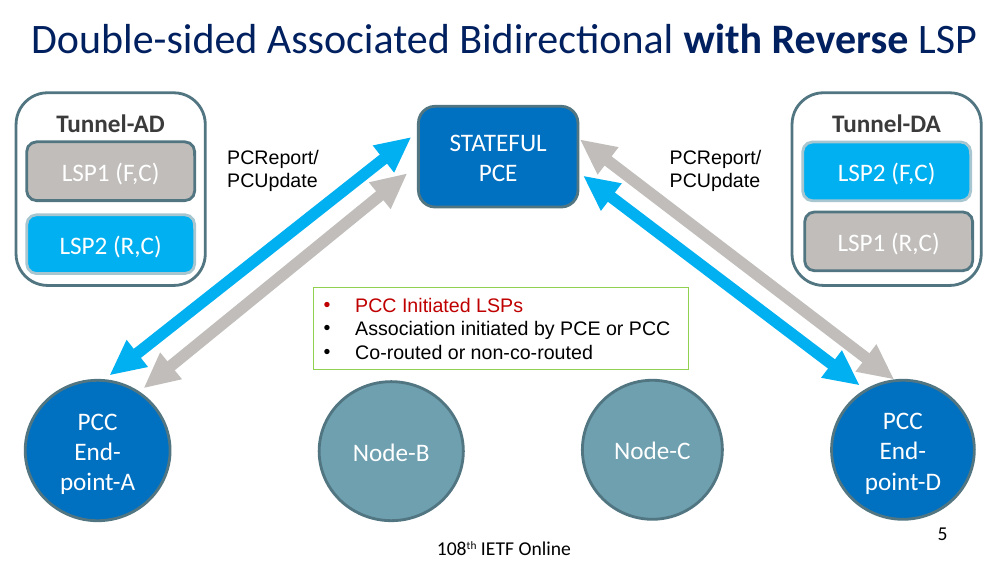
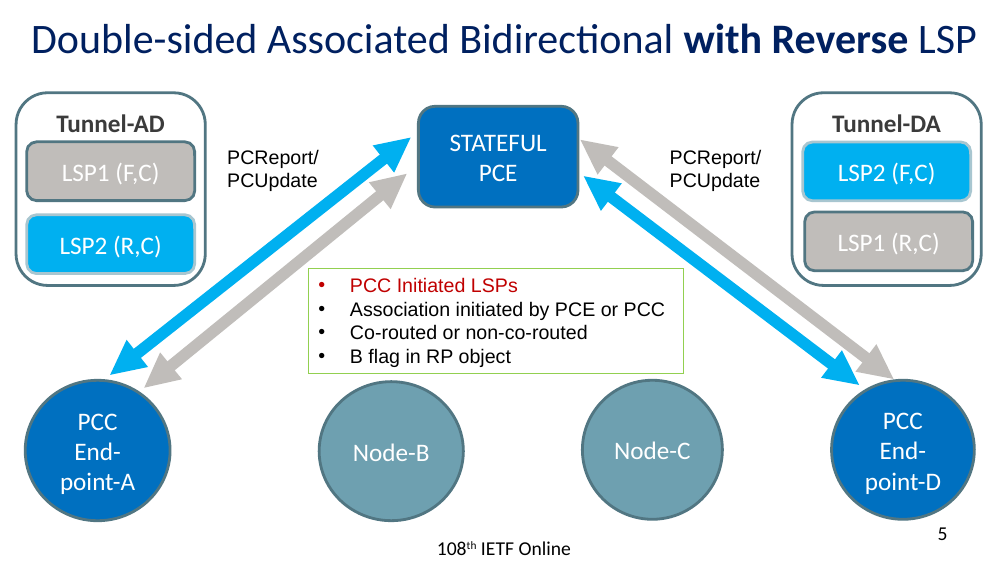
Before and after one commit to rakgandhi/ietf-slides, a slide deck: slide 5 of draft-ietf-pce-sr-bidir-path-02.pptx. Drawn at 1008x567 pixels with LibreOffice and Linux fonts; fonts in the diff are those of the drawing. Boxes give left, top, right and bottom in pixels: in the first picture for what was removed or moved away, otherwise in the second. Text is boxed around its words. In the diff, an @@ line names an element or a change of style, - is before the commit and + after.

```diff
--- a/draft-ietf-pce-sr-bidir-path-02.pptx
+++ b/draft-ietf-pce-sr-bidir-path-02.pptx
@@ rectangle "PCC Initiated LSPs": place and size @@
-rectangle "PCC Initiated LSPs" at <box>313,288,688,370</box>
+rectangle "PCC Initiated LSPs" at <box>308,268,683,373</box>
@@ text in rectangle at <box>350,348,511,367</box>: paragraph added @@
+• B flag in RP object
```
Also in this commit, not shown: 2 other slides changed, 3 other files.
